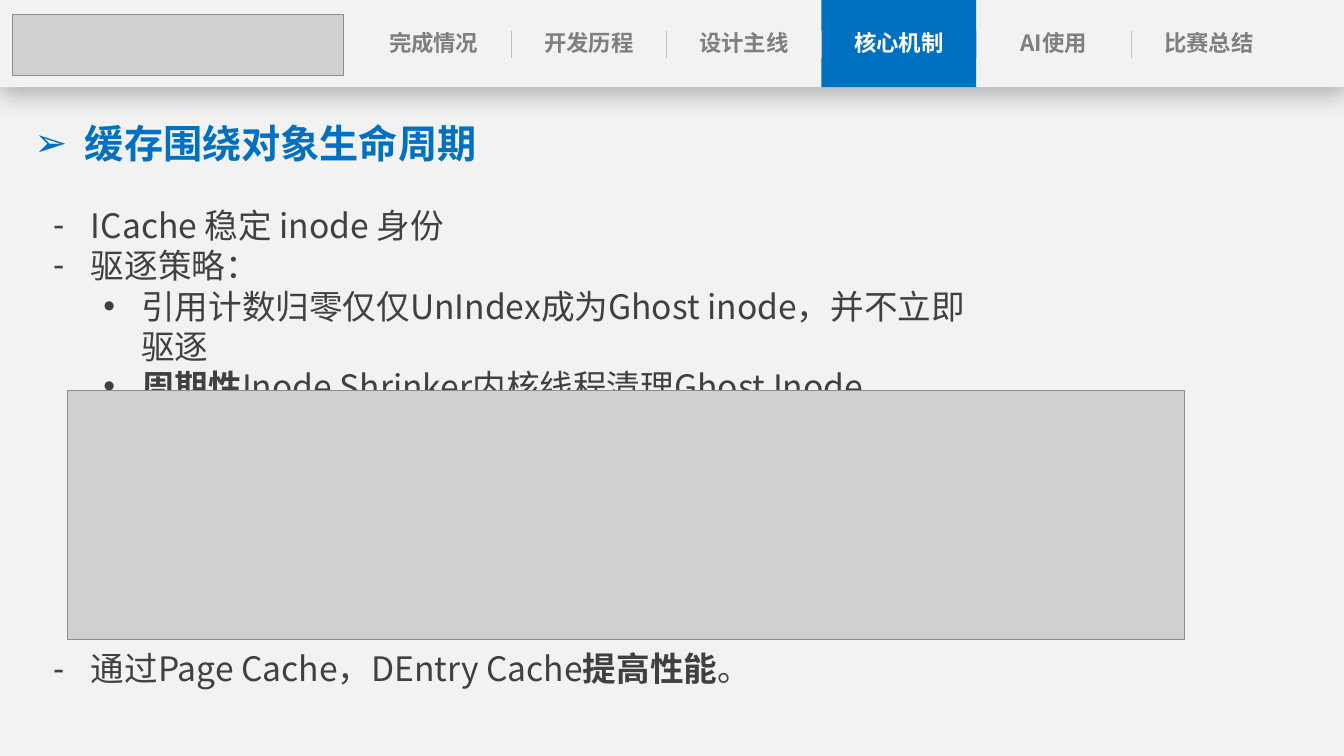
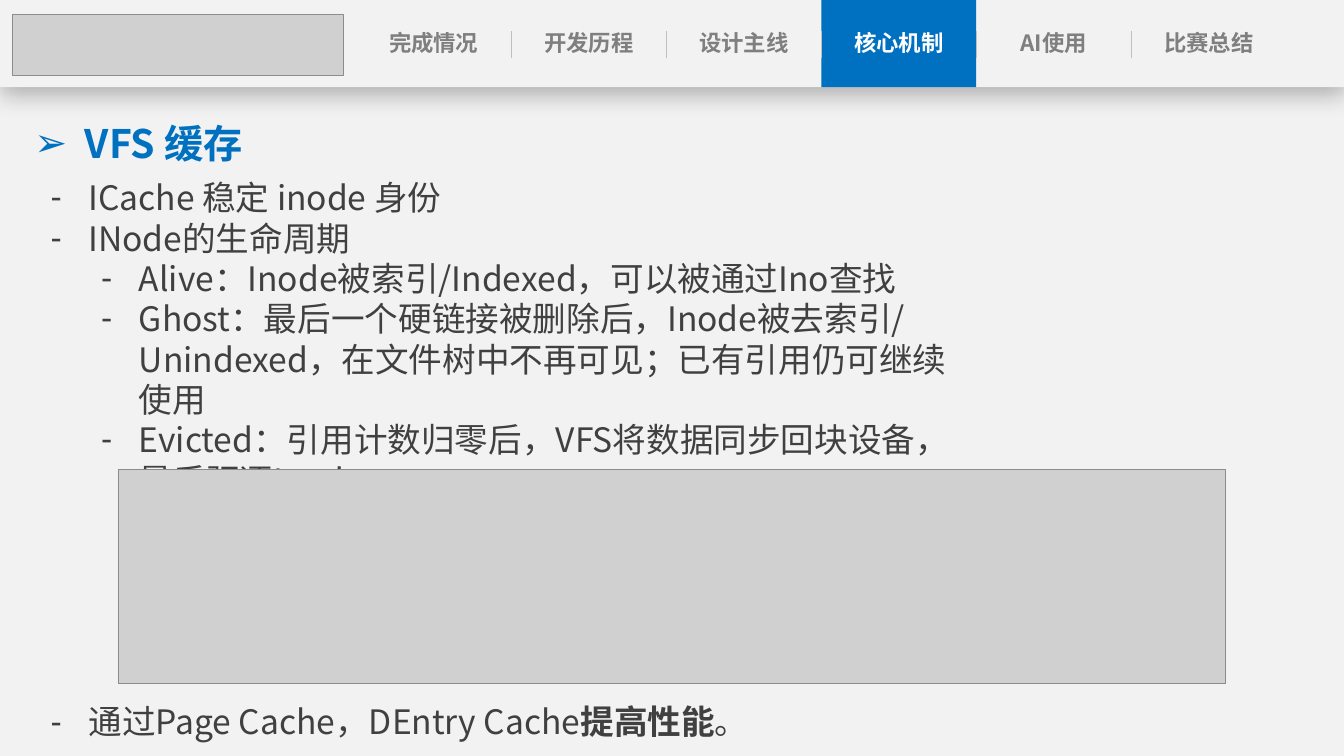
Before and after one commit to anemone-os/anemone, a slide deck: slide 20 of report/ppt/Anemone决赛演示文稿.pptx. Drawn at 1344x756 pixels with LibreOffice and Linux fonts; fonts in the diff are those of the drawing; grey boxes stand for pictures. Boxes give left, top, right and bottom in pixels: in the first picture for what was removed or moved away, otherwise in the second. Text is boxed around its words. In the diff, an @@ line names an element or a change of style, - is before the commit and + after.

```diff
--- a/report/ppt/Anemone决赛演示文稿.pptx
+++ b/report/ppt/Anemone决赛演示文稿.pptx
@@ text at (85, 125, 242, 162): text changed @@
-➢ 缓存围绕对象生命周期
+➢ VFS 缓存
@@ text "ICache 稳定 inode 身份": place and size @@
-text "ICache 稳定 inode 身份" at (91, 209, 965, 690)
+text "ICache 稳定 inode 身份" at (88, 181, 949, 470)
@@ text at (88, 222, 949, 470): text changed @@
-– 驱逐策略：
-  • 引用计数归零仅仅UnIndex成为Ghost inode，并不立即驱逐
-  • 周期性Inode Shrinker内核线程清理Ghost Inode
+– INode的生命周期
+  – Alive：Inode被索引/Indexed，可以被通过Ino查找
+  – Ghost：最后一个硬链接被删除后，Inode被去索引/Unindexed，在文件树中不再可见；已有引用仍可继续使用
+  – Evicted：引用计数归零后，VFS将数据同步回块设备，最后驱逐Inode
@@ picture: place and size @@
-picture at (68, 390, 1185, 640)
+picture at (118, 469, 1226, 684)
```
Also in this commit, not shown: 16 other slides changed, 1 slide added, 2 other files.
